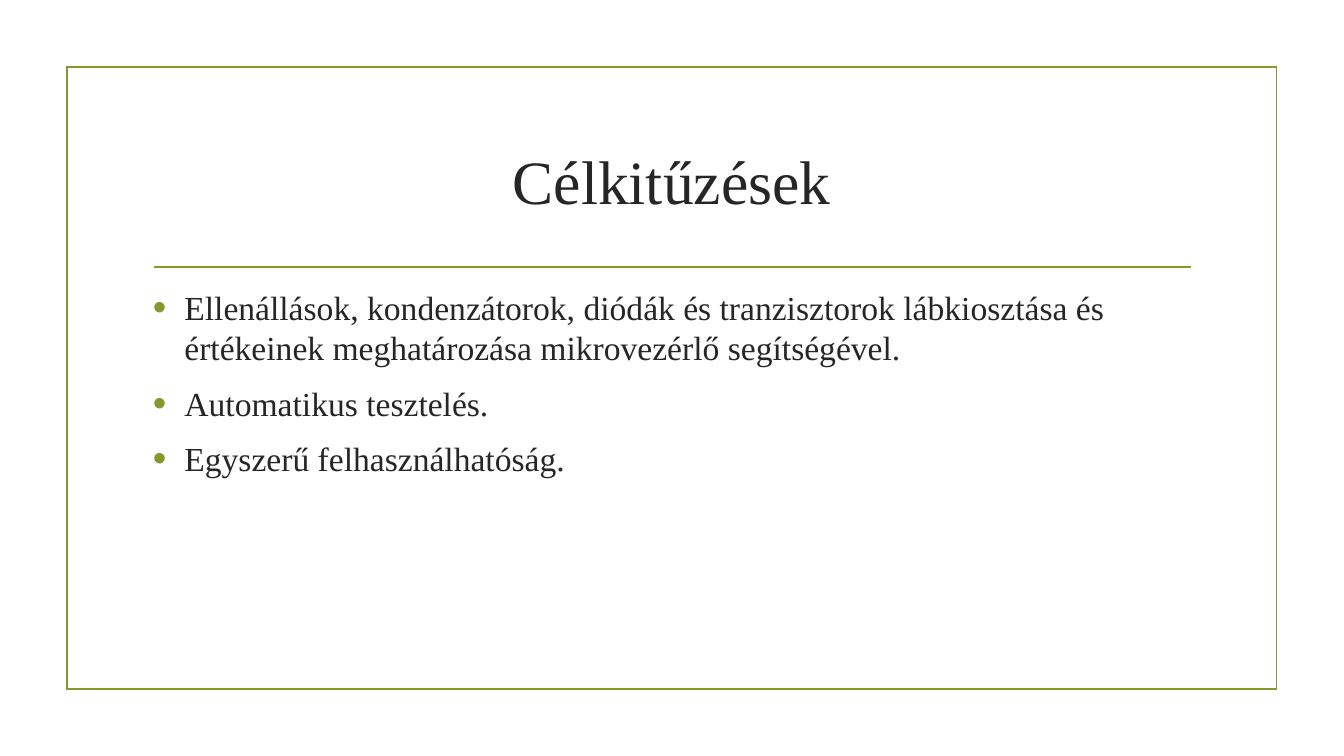
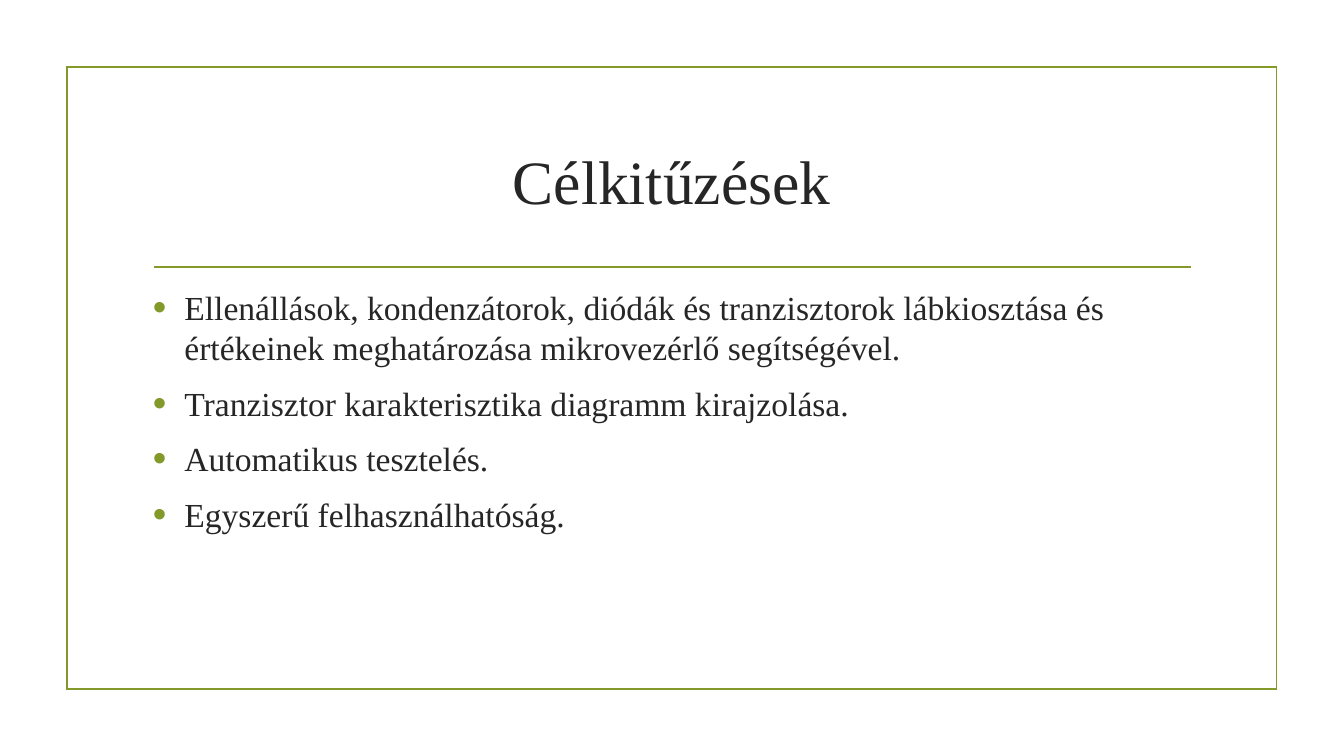
Before and after one commit to LukacsBotond/Allamvizsga, a slide deck: slide 2 of Doc/Lukacs_Botond_prezentacio.pptx. Drawn at 1344x756 pixels with LibreOffice and Linux fonts; fonts in the diff are those of the drawing; background and template pictures are left out. Boxes give left, top, right and bottom in pixels: in the first picture for what was removed or moved away, otherwise in the second. Text is boxed around its words. In the diff, an @@ line names an element or a change of style, - is before the commit and + after.

```diff
--- a/Doc/Lukacs_Botond_prezentacio.pptx
+++ b/Doc/Lukacs_Botond_prezentacio.pptx
@@ text at (184, 392, 849, 422): paragraph added @@
+• Tranzisztor karakterisztika diagramm kirajzolása.
```
Also in this commit, not shown: 1 other slide changed, 4 other files.
